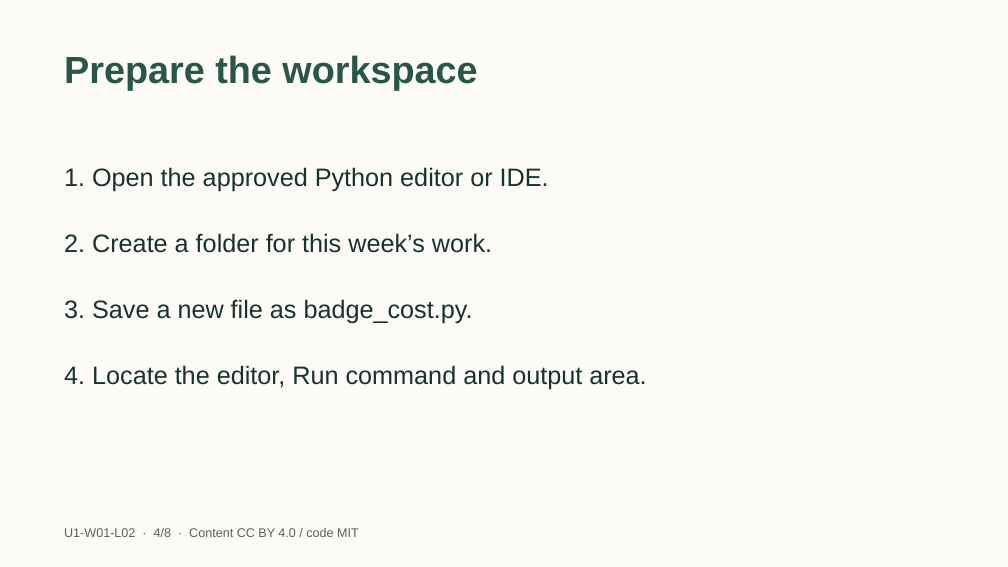
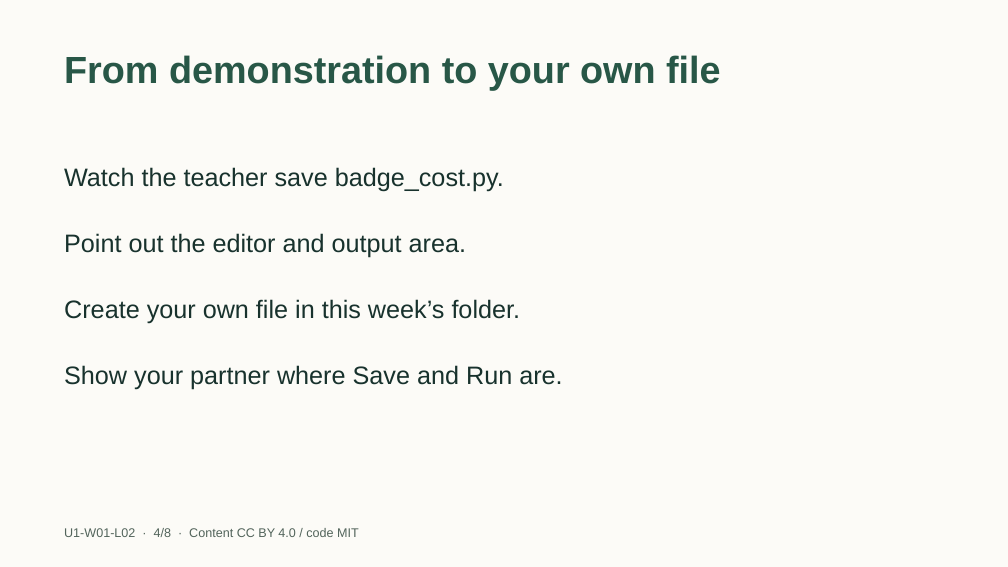
Before and after one commit to EdugenIO/cs-atar-textbook, a slide deck: slide 4 of dist/slides/u1-w01-l02.pptx. Drawn at 1008x567 pixels with LibreOffice and Linux fonts; fonts in the diff are those of the drawing. Boxes give left, top, right and bottom in pixels: in the first picture for what was removed or moved away, otherwise in the second. Text is boxed around its words. In the diff, an @@ line names an element or a change of style, - is before the commit and + after.

Commit message:
Add guided instructional strategies to Week 1 lesson slides

```diff
--- a/dist/slides/u1-w01-l02.pptx
+++ b/dist/slides/u1-w01-l02.pptx
@@ title at [64,55,721,90]: text changed @@
-Prepare the workspace
+From demonstration to your own file
@@ text at [64,167,504,192]: text changed @@
-1. Open the approved Python editor or IDE.
+Watch the teacher save badge_cost.py.
@@ text at [64,233,466,258]: text changed @@
-2. Create a folder for this week’s work.
+Point out the editor and output area.
@@ text at [64,299,521,324]: text changed @@
-3. Save a new file as badge_cost.py.
+Create your own file in this week’s folder.
@@ text at [64,365,562,390]: text changed @@
-4. Locate the editor, Run command and output area.
+Show your partner where Save and Run are.
```
Also in this commit, not shown: 3 other slides changed, 12 other files.
